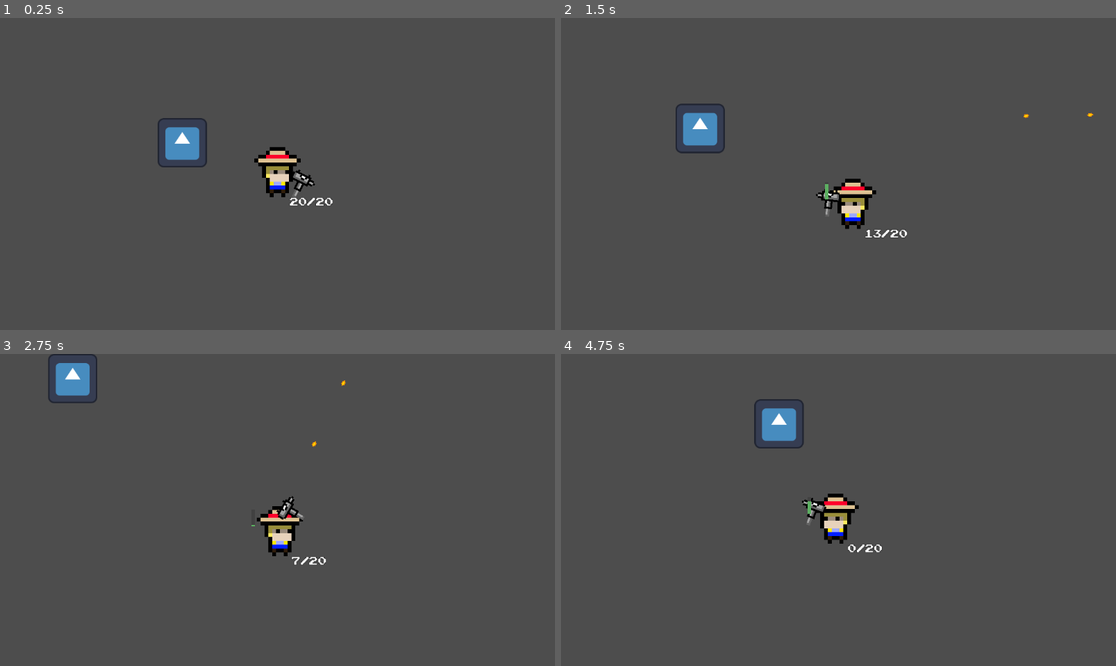
Above: before the commit, frames 1-4 (two rows, left to right).
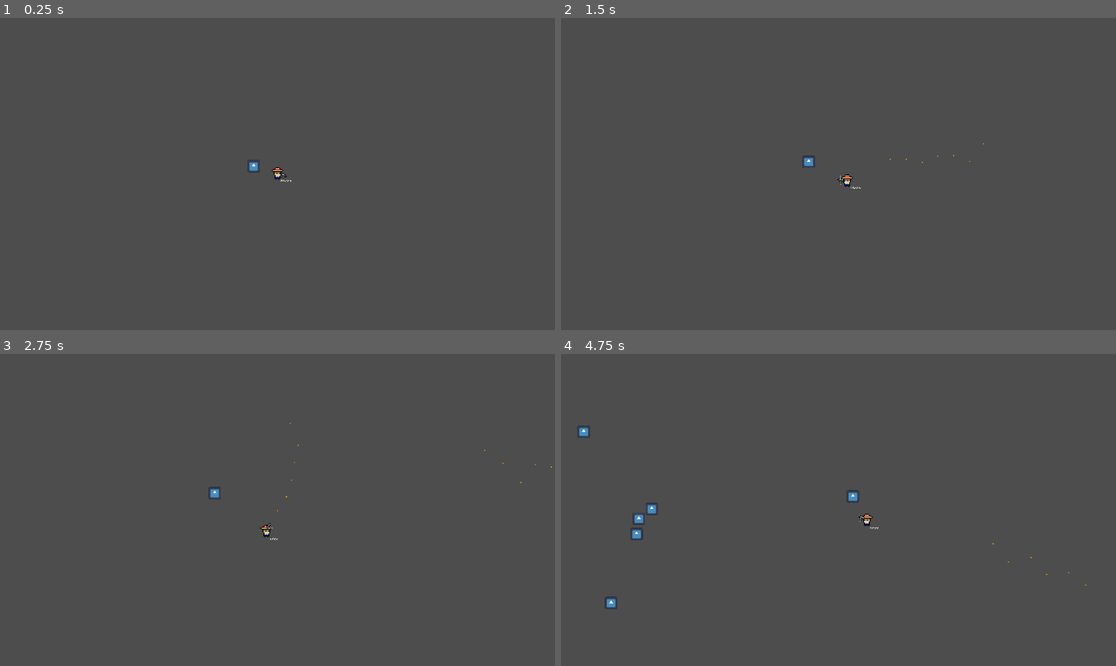
Above: after the commit, the same moments.

Repository: Shmath64/Guerrilla-Gardener
Game: Godot game, scene res://Scenes/world.tscn
Same seed, same stepped clock (60 frames per second), same inputs: the game is played once before the commit and once after it. The engine's default icon, where the game draws it, is replaced by a stand-in: a white triangle on a blue panel in a dark square.
Inputs (mouse positions are in pixels of both pictures, inside the frame that each line leads up to):
- Up to frame 1 (0.25 s): no input
- Up to frame 2 (1.5 s): tap Enter at 0.5 s; move the mouse to (960, 158) at 0.52 s; press the mouse at (960, 158) at 0.53 s; hold Right (ui_right) 0.53-1.28 s; move the mouse to (727, 189) at 1.27 s; release the mouse at (727, 189) at 1.28 s; hold Down (ui_down) from 1.28 s (still down); tap Shift (sprint) at 1.35 s
- Up to frame 3 (2.75 s): move the mouse to (333, 441) at 2.02 s; release Down (ui_down) at 2.03 s; press the mouse at (333, 441) at 2.03 s; hold Right (ui_right) from 2.03 s (still down)
- Up to frame 4 (4.75 s): move the mouse to (810, 572) at 2.77 s; release Right (ui_right) at 2.78 s; release the mouse at (810, 572) at 2.78 s; hold Up (ui_up) 2.78-3.53 s; tap Shift (sprint) at 2.85, 4.35 s; move the mouse to (1005, 556) at 3.52 s; press the mouse at (1005, 556) at 3.53 s; hold Left (ui_left) from 3.53 s (still down); move the mouse to (672, 463) at 4.27 s; release the mouse at (672, 463) at 4.28 s

The runs differ from the first frame. In frame 1, 1.9% of the frame differs, in the area x 28-60%, y 32-61%; in frame 2, 2.0%; in frame 3, 1.8%; in frame 4, 2.3%, in the area x 3-95%, y 14-82%.

Commit message:
Added Sound Effect and modified World.tscn and .gd

Diff:
--- a/Scenes/player.tscn
+++ b/Scenes/player.tscn
@@ -1,9 +1,10 @@
-[gd_scene load_steps=10 format=3 uid="uid://dkoxtfu80nj8n"]
+[gd_scene load_steps=11 format=3 uid="uid://dkoxtfu80nj8n"]
 
 [ext_resource type="Script" path="res://Scripts/player.gd" id="1_44ge8"]
 [ext_resource type="Texture2D" uid="uid://4gsxp8ln84ql" path="res://Sprites/Mini_Uzi.png" id="2_6kfr7"]
 [ext_resource type="Texture2D" uid="uid://cklcibaoepkxf" path="res://Sprites/Gardener.png" id="2_71brf"]
 [ext_resource type="FontFile" uid="uid://dpjmrgwufslmx" path="res://Imported Assets/PixelEmulator-xq08.ttf" id="4_056dc"]
+[ext_resource type="AudioStream" uid="uid://dcapg73h3pqj7" path="res://Audio/gun_sfx.wav" id="5_upubt"]
 
 [sub_resource type="RectangleShape2D" id="RectangleShape2D_p38sm"]
 size = Vector2(58, 89)
@@ -53,7 +54,7 @@
 shape = SubResource("RectangleShape2D_p38sm")
 
 [node name="Camera2D" type="Camera2D" parent="."]
-zoom = Vector2(0.8, 0.8)
+zoom = Vector2(0.2, 0.2)
 position_smoothing_enabled = true
 
 [node name="AmmoCountLabel" type="Label" parent="."]
@@ -99,4 +100,7 @@
 
 [node name="SprintTimer" type="Timer" parent="."]
 
+[node name="GunShotSound" type="AudioStreamPlayer" parent="."]
+stream = ExtResource("5_upubt")
+
 [connection signal="timeout" from="SprintTimer" to="." method="_on_sprint_timer_timeout"]
--- a/Scenes/world.tscn
+++ b/Scenes/world.tscn
@@ -40,3 +40,5 @@
 
 [node name="Target" parent="." instance=ExtResource("3_sab2r")]
 position = Vector2(-247, -81)
+
+[node name="EnemySpawnTimer" type="Timer" parent="."]
--- a/Scripts/player.gd
+++ b/Scripts/player.gd
@@ -58,6 +58,7 @@
 
 
 func fire():
+	$GunShotSound.play()
 	ammo_left -= 1
 	fire_time_left = fire_time
 	var new_bullet = bullet.instantiate()
--- a/Scripts/world.gd
+++ b/Scripts/world.gd
@@ -2,10 +2,11 @@
 
 var enemy = preload("res://Scenes/enemy.tscn")
 var enemies_per_wave = [15, 25, 50, 80, 100]
+var enemies_left_to_spawn : int = 0 #Will be set to enemies_per_wave[wave_num]
 var wave_num = 0
 var WORLD_LENGTH = 3000 #minimum distance from center to edge (stone)
-var DISTANCE_FROM_GRASS = 100 #minimum distance from grass zombies can spawn
-var RANGE = 2 # how spread out should the zombies be when spawning (as a multiplier)
+var DISTANCE_FROM_GRASS = 200 #minimum distance from grass zombies can spawn
+var RANGE = 6 # how spread out should the zombies be when spawning (as a multiplier for DISTANCE_FROM_GRASS)
 
 # Called when the node enters the scene tree for the first time.
 func _ready():
Not shown, added: Audio/gun_sfx.wav.import
Not shown, added: Audio/gun_sfx.wav
